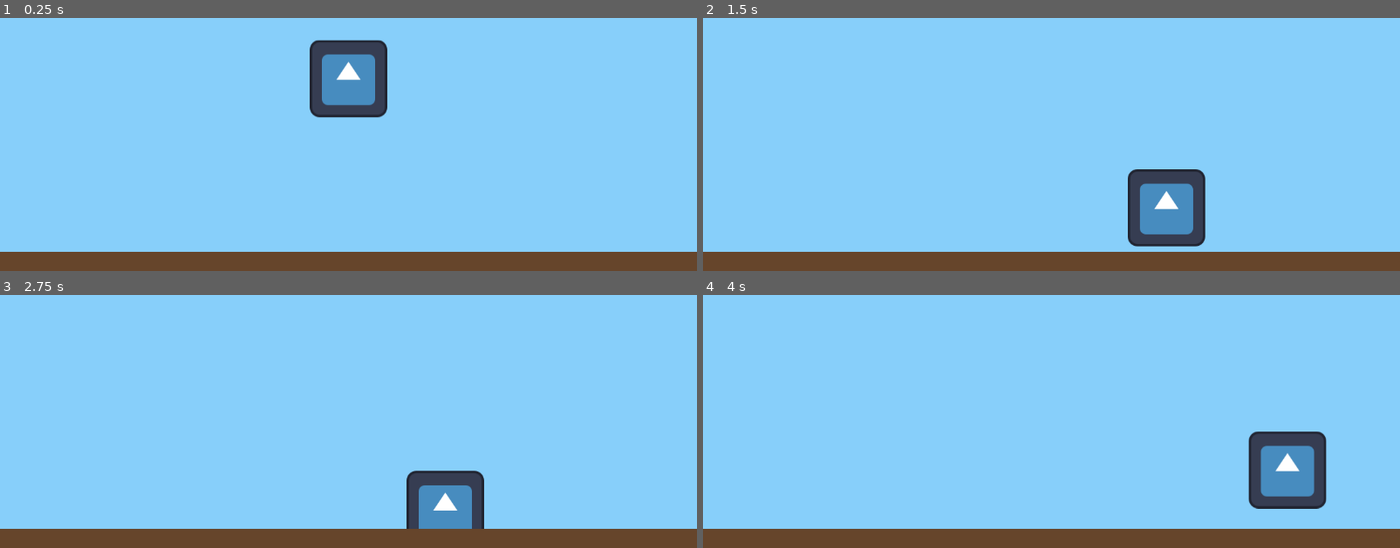
Above: before the commit, frames 1-4 (two rows, left to right).
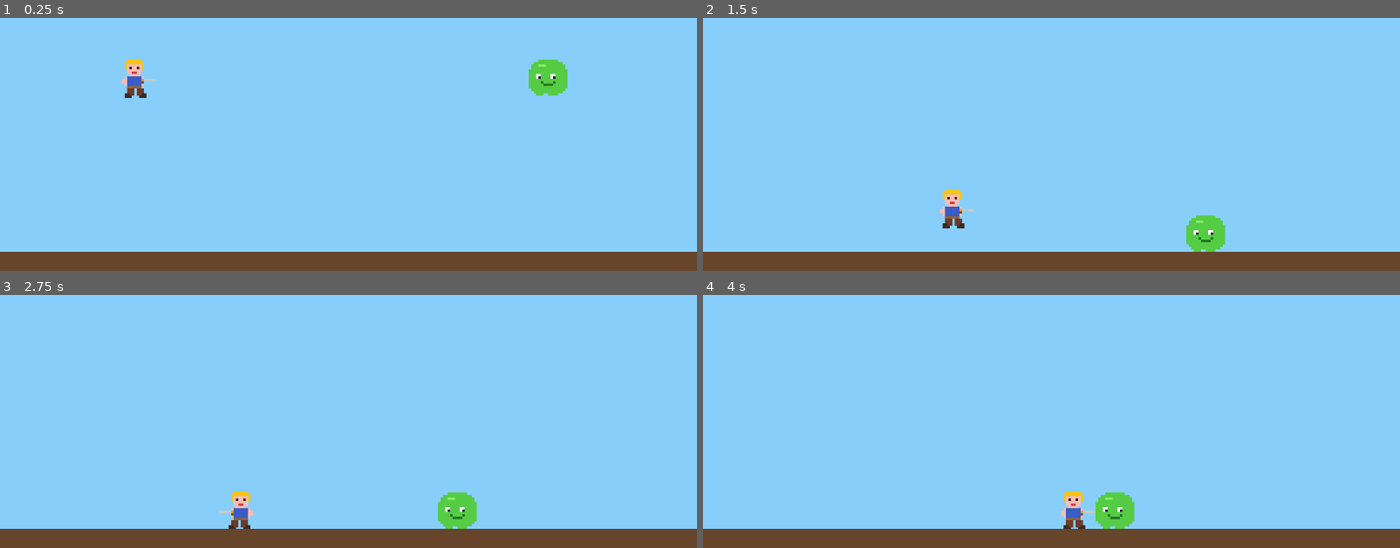
Above: after the commit, the same moments.

Repository: Bobby-Kang/godot-2d-platformer-example
Game: Godot game, scene res://main.tscn
The game is run twice, just before and just after one commit, with the same random seed, the same clock (stepped at 60 frames per second) and the same inputs. The engine's default icon, where the game draws it, is replaced by a stand-in: a white triangle on a blue panel in a dark square.
Inputs:
- Up to frame 1 (0.25 s): no input
- Up to frame 2 (1.5 s): tap Enter (ui_accept) at 0.5, 0.6 s; hold Right (ui_right) from 0.53 s (still down); tap Space (jump, bound only after the commit) at 0.77, 0.8, 1.07, 1.35 s
- Up to frame 3 (2.75 s): tap Space (jump, bound only after the commit) at 1.52, 1.82, 2.3 s; tap Enter (ui_accept) at 1.55, 2.1 s; release Right (ui_right) at 2.03 s; hold Left (ui_left) from 2.03 s (still down)
- Up to frame 4 (4 s): release Left (ui_left) at 2.78 s; hold Right (ui_right) from 2.78 s (still down); tap Enter (ui_accept) at 2.85 s; tap Space (jump, bound only after the commit) at 3.02, 3.32, 3.6, 3.77 s

The runs differ from the first frame. In frame 1, 4.5% of the frame differs, in the area x 17-82%, y 8-40%; in frame 2, 4.2%; in frame 3, 2.9%; in frame 4, 4.5%, in the area x 51-90%, y 53-93%.

Commit message:
feat: 플레이어, 몬스터, 조작키, 스프라이트 구현
- WASD + 스페이스/방향키 이동 및 점프
- 16x16 픽셀아트 금발 용사 스프라이트 (칼 포함, 방향 반전)
- 16x16 픽셀아트 슬라임 몬스터 (오른쪽 50%~20% 패트롤)
- 플레이어 시작 위치: 왼쪽 20%
- 충돌 박스 스프라이트 크기에 맞게 조정

Diff:
--- /dev/null
+++ b/assets/player.svg
@@ -0,0 +1,56 @@
+<svg xmlns="http://www.w3.org/2000/svg" viewBox="0 0 16 16" width="16" height="16" shape-rendering="crispEdges">
+  <!-- Row 0: hair top -->
+  <rect x="3" y="0" width="6" height="1" fill="#F5C518"/>
+  <!-- Row 1: hair wide -->
+  <rect x="2" y="1" width="8" height="1" fill="#F5C518"/>
+  <!-- Row 2: hair sides + face -->
+  <rect x="2" y="2" width="1" height="1" fill="#F5C518"/>
+  <rect x="3" y="2" width="6" height="1" fill="#FDBCB4"/>
+  <rect x="9" y="2" width="1" height="1" fill="#F5C518"/>
+  <!-- Row 3: hair sides + eyes -->
+  <rect x="2" y="3" width="1" height="1" fill="#F5C518"/>
+  <rect x="3" y="3" width="1" height="1" fill="#FDBCB4"/>
+  <rect x="4" y="3" width="1" height="1" fill="#2C1A0E"/>
+  <rect x="5" y="3" width="2" height="1" fill="#FDBCB4"/>
+  <rect x="7" y="3" width="1" height="1" fill="#2C1A0E"/>
+  <rect x="8" y="3" width="1" height="1" fill="#FDBCB4"/>
+  <rect x="9" y="3" width="1" height="1" fill="#F5C518"/>
+  <!-- Row 4: cheeks -->
+  <rect x="3" y="4" width="6" height="1" fill="#FDBCB4"/>
+  <!-- Row 5: mouth -->
+  <rect x="3" y="5" width="2" height="1" fill="#FDBCB4"/>
+  <rect x="5" y="5" width="2" height="1" fill="#C44040"/>
+  <rect x="7" y="5" width="2" height="1" fill="#FDBCB4"/>
+  <!-- Row 6: neck -->
+  <rect x="4" y="6" width="4" height="1" fill="#FDBCB4"/>
+  <!-- Row 7: body + arms -->
+  <rect x="2" y="7" width="1" height="1" fill="#FDBCB4"/>
+  <rect x="3" y="7" width="6" height="1" fill="#3A5CC5"/>
+  <rect x="9" y="7" width="1" height="1" fill="#FDBCB4"/>
+  <!-- Row 8: body + right arm extended with sword -->
+  <rect x="1" y="8" width="2" height="1" fill="#FDBCB4"/>
+  <rect x="3" y="8" width="6" height="1" fill="#3A5CC5"/>
+  <rect x="9" y="8" width="1" height="1" fill="#DAA520"/>
+  <rect x="10" y="8" width="5" height="1" fill="#C8C8C8"/>
+  <!-- Row 9: body + sword grip -->
+  <rect x="1" y="9" width="2" height="1" fill="#FDBCB4"/>
+  <rect x="3" y="9" width="6" height="1" fill="#3A5CC5"/>
+  <rect x="9" y="9" width="1" height="1" fill="#8B4513"/>
+  <!-- Row 10: body lower -->
+  <rect x="2" y="10" width="1" height="1" fill="#FDBCB4"/>
+  <rect x="3" y="10" width="6" height="1" fill="#3A5CC5"/>
+  <rect x="9" y="10" width="1" height="1" fill="#FDBCB4"/>
+  <!-- Row 11: belt -->
+  <rect x="3" y="11" width="6" height="1" fill="#8B6340"/>
+  <!-- Row 12-13: legs -->
+  <rect x="3" y="12" width="3" height="2" fill="#6B3A2A"/>
+  <rect x="7" y="12" width="3" height="2" fill="#6B3A2A"/>
+  <!-- Row 14: boots top -->
+  <rect x="2" y="14" width="2" height="1" fill="#3A2A1F"/>
+  <rect x="4" y="14" width="2" height="1" fill="#6B3A2A"/>
+  <rect x="7" y="14" width="2" height="1" fill="#6B3A2A"/>
+  <rect x="9" y="14" width="2" height="1" fill="#3A2A1F"/>
+  <!-- Row 15: boots bottom -->
+  <rect x="2" y="15" width="3" height="1" fill="#3A2A1F"/>
+  <rect x="8" y="15" width="3" height="1" fill="#3A2A1F"/>
+</svg>
--- /dev/null
+++ b/assets/slime.svg
@@ -0,0 +1,48 @@
+<svg xmlns="http://www.w3.org/2000/svg" viewBox="0 0 16 16" width="16" height="16" shape-rendering="crispEdges">
+  <!-- Row 0: top arc -->
+  <rect x="4" y="0" width="8" height="1" fill="#55CC44"/>
+  <!-- Row 1 -->
+  <rect x="2" y="1" width="12" height="1" fill="#55CC44"/>
+  <!-- Row 2: with highlight -->
+  <rect x="1" y="2" width="14" height="1" fill="#55CC44"/>
+  <rect x="4" y="2" width="3" height="1" fill="#88EE66"/>
+  <!-- Row 3 -->
+  <rect x="1" y="3" width="14" height="1" fill="#55CC44"/>
+  <!-- Row 4-5: widest -->
+  <rect x="0" y="4" width="16" height="2" fill="#55CC44"/>
+  <!-- Row 6: eye whites -->
+  <rect x="0" y="6" width="3" height="1" fill="#55CC44"/>
+  <rect x="3" y="6" width="2" height="1" fill="#FFFFFF"/>
+  <rect x="5" y="6" width="4" height="1" fill="#55CC44"/>
+  <rect x="9" y="6" width="2" height="1" fill="#FFFFFF"/>
+  <rect x="11" y="6" width="5" height="1" fill="#55CC44"/>
+  <!-- Row 7: pupils -->
+  <rect x="0" y="7" width="3" height="1" fill="#55CC44"/>
+  <rect x="3" y="7" width="1" height="1" fill="#FFFFFF"/>
+  <rect x="4" y="7" width="1" height="1" fill="#1A1A2E"/>
+  <rect x="5" y="7" width="4" height="1" fill="#55CC44"/>
+  <rect x="9" y="7" width="1" height="1" fill="#FFFFFF"/>
+  <rect x="10" y="7" width="1" height="1" fill="#1A1A2E"/>
+  <rect x="11" y="7" width="5" height="1" fill="#55CC44"/>
+  <!-- Row 8 -->
+  <rect x="0" y="8" width="16" height="1" fill="#55CC44"/>
+  <!-- Row 9: mouth corners -->
+  <rect x="0" y="9" width="5" height="1" fill="#55CC44"/>
+  <rect x="5" y="9" width="1" height="1" fill="#227722"/>
+  <rect x="6" y="9" width="4" height="1" fill="#55CC44"/>
+  <rect x="10" y="9" width="1" height="1" fill="#227722"/>
+  <rect x="11" y="9" width="5" height="1" fill="#55CC44"/>
+  <!-- Row 10: mouth curve -->
+  <rect x="0" y="10" width="6" height="1" fill="#55CC44"/>
+  <rect x="6" y="10" width="4" height="1" fill="#227722"/>
+  <rect x="10" y="10" width="6" height="1" fill="#55CC44"/>
+  <!-- Row 11 -->
+  <rect x="0" y="11" width="16" height="1" fill="#55CC44"/>
+  <!-- Row 12 -->
+  <rect x="1" y="12" width="14" height="1" fill="#55CC44"/>
+  <!-- Row 13 -->
+  <rect x="2" y="13" width="12" height="1" fill="#55CC44"/>
+  <!-- Row 14: bottom bumps -->
+  <rect x="3" y="14" width="3" height="1" fill="#55CC44"/>
+  <rect x="8" y="14" width="4" height="1" fill="#55CC44"/>
+</svg>
--- a/main.tscn
+++ b/main.tscn
@@ -1,27 +1,31 @@
-[gd_scene format=3 uid="uid://i6kevj76hqmd"]
+[gd_scene load_steps=4 format=3]
 
 [ext_resource type="PackedScene" path="res://scenes/Player.tscn" id="1_player"]
+[ext_resource type="PackedScene" path="res://scenes/Monster.tscn" id="2_monster"]
 
 [sub_resource type="RectangleShape2D" id="1_floor"]
 size = Vector2(1152, 32)
 
-[node name="Main" type="Node2D" unique_id=1976700712]
+[node name="Main" type="Node2D"]
 
-[node name="Background" type="ColorRect" parent="." unique_id=512518886]
+[node name="Background" type="ColorRect" parent="."]
 offset_right = 1152.0
 offset_bottom = 648.0
 color = Color(0.53, 0.81, 0.98, 1)
 
-[node name="Player" parent="." unique_id=474467002 instance=ExtResource("1_player")]
-position = Vector2(576, 300)
+[node name="Player" parent="." instance=ExtResource("1_player")]
+position = Vector2(230, 300)
 
-[node name="Floor" type="StaticBody2D" parent="." unique_id=2081948659]
+[node name="Monster" parent="." instance=ExtResource("2_monster")]
+position = Vector2(921, 300)
+
+[node name="Floor" type="StaticBody2D" parent="."]
 position = Vector2(576, 632)
 
-[node name="CollisionShape2D" type="CollisionShape2D" parent="Floor" unique_id=387261901]
+[node name="CollisionShape2D" type="CollisionShape2D" parent="Floor"]
 shape = SubResource("1_floor")
 
-[node name="Visual" type="ColorRect" parent="Floor" unique_id=549424383]
+[node name="Visual" type="ColorRect" parent="Floor"]
 offset_left = -576.0
 offset_top = -16.0
 offset_right = 576.0
--- a/player.gd
+++ /dev/null
@@ -1,21 +0,0 @@
-extends Node2D
-
-var speed := 200.0
-var radius := 30.0
-
-func _draw() -> void:
-	draw_circle(Vector2.ZERO, radius, Color(0.2, 0.5, 1.0))
-
-func _process(delta: float) -> void:
-	var dir := Vector2.ZERO
-	if Input.is_key_pressed(KEY_W):
-		dir.y -= 1
-	if Input.is_key_pressed(KEY_S):
-		dir.y += 1
-	if Input.is_key_pressed(KEY_A):
-		dir.x -= 1
-	if Input.is_key_pressed(KEY_D):
-		dir.x += 1
-
-	if dir != Vector2.ZERO:
-		position += dir.normalized() * speed * delta
--- a/project.godot
+++ b/project.godot
@@ -15,6 +15,27 @@
 config/icon="res://icon.svg"
 run/main_scene="res://main.tscn"
 
+[input]
+
+move_left={
+"deadzone": 0.5,
+"events": [Object(InputEventKey,"resource_local_to_scene":false,"resource_name":"","device":-1,"window_id":0,"alt_pressed":false,"shift_pressed":false,"ctrl_pressed":false,"meta_pressed":false,"pressed":false,"keycode":0,"physical_keycode":65,"key_label":0,"unicode":97,"location":0,"echo":false,"script":null)
+, Object(InputEventKey,"resource_local_to_scene":false,"resource_name":"","device":-1,"window_id":0,"alt_pressed":false,"shift_pressed":false,"ctrl_pressed":false,"meta_pressed":false,"pressed":false,"keycode":0,"physical_keycode":4194319,"key_label":0,"unicode":0,"location":0,"echo":false,"script":null)
+]
+}
+move_right={
+"deadzone": 0.5,
+"events": [Object(InputEventKey,"resource_local_to_scene":false,"resource_name":"","device":-1,"window_id":0,"alt_pressed":false,"shift_pressed":false,"ctrl_pressed":false,"meta_pressed":false,"pressed":false,"keycode":0,"physical_keycode":68,"key_label":0,"unicode":100,"location":0,"echo":false,"script":null)
+, Object(InputEventKey,"resource_local_to_scene":false,"resource_name":"","device":-1,"window_id":0,"alt_pressed":false,"shift_pressed":false,"ctrl_pressed":false,"meta_pressed":false,"pressed":false,"keycode":0,"physical_keycode":4194321,"key_label":0,"unicode":0,"location":0,"echo":false,"script":null)
+]
+}
+jump={
+"deadzone": 0.5,
+"events": [Object(InputEventKey,"resource_local_to_scene":false,"resource_name":"","device":-1,"window_id":0,"alt_pressed":false,"shift_pressed":false,"ctrl_pressed":false,"meta_pressed":false,"pressed":false,"keycode":0,"physical_keycode":32,"key_label":0,"unicode":32,"location":0,"echo":false,"script":null)
+, Object(InputEventKey,"resource_local_to_scene":false,"resource_name":"","device":-1,"window_id":0,"alt_pressed":false,"shift_pressed":false,"ctrl_pressed":false,"meta_pressed":false,"pressed":false,"keycode":0,"physical_keycode":87,"key_label":0,"unicode":119,"location":0,"echo":false,"script":null)
+]
+}
+
 [physics]
 
 3d/physics_engine="Jolt Physics"
--- /dev/null
+++ b/scenes/Monster.tscn
@@ -0,0 +1,17 @@
+[gd_scene load_steps=4 format=3]
+
+[ext_resource type="Script" path="res://scripts/monster.gd" id="1_monster"]
+[ext_resource type="Texture2D" path="res://assets/slime.svg" id="2_slime"]
+
+[sub_resource type="RectangleShape2D" id="1_shape"]
+size = Vector2(56, 56)
+
+[node name="Monster" type="CharacterBody2D"]
+script = ExtResource("1_monster")
+
+[node name="CollisionShape2D" type="CollisionShape2D" parent="."]
+shape = SubResource("1_shape")
+
+[node name="Sprite2D" type="Sprite2D" parent="."]
+texture = ExtResource("2_slime")
+texture_filter = 1
--- a/scenes/Player.tscn
+++ b/scenes/Player.tscn
@@ -1,10 +1,10 @@
 [gd_scene load_steps=4 format=3]
 
 [ext_resource type="Script" path="res://scripts/player.gd" id="1_player"]
-[ext_resource type="Texture2D" path="res://icon.svg" id="2_icon"]
+[ext_resource type="Texture2D" path="res://assets/player.svg" id="2_icon"]
 
 [sub_resource type="RectangleShape2D" id="1_shape"]
-size = Vector2(64, 64)
+size = Vector2(56, 60)
 
 [node name="Player" type="CharacterBody2D"]
 script = ExtResource("1_player")
@@ -14,3 +14,4 @@
 
 [node name="Sprite2D" type="Sprite2D" parent="."]
 texture = ExtResource("2_icon")
+texture_filter = 1
--- /dev/null
+++ b/scripts/monster.gd
@@ -0,0 +1,22 @@
+extends CharacterBody2D
+
+const SPEED = 60.0
+const PATROL_LEFT = 576.0
+const PATROL_RIGHT = 921.0
+
+var direction: float = -1.0
+
+func _physics_process(delta: float) -> void:
+	if not is_on_floor():
+		velocity += get_gravity() * delta
+
+	velocity.x = direction * SPEED
+
+	if position.x <= PATROL_LEFT:
+		direction = 1.0
+	elif position.x >= PATROL_RIGHT:
+		direction = -1.0
+
+	$Sprite2D.flip_h = direction > 0
+
+	move_and_slide()
--- a/scripts/player.gd
+++ b/scripts/player.gd
@@ -8,14 +8,15 @@
 	if not is_on_floor():
 		velocity += get_gravity() * delta
 
-	# Handle jump
-	if Input.is_action_just_pressed("ui_accept") and is_on_floor():
+	# Handle jump (Space, W)
+	if Input.is_action_just_pressed("jump") and is_on_floor():
 		velocity.y = JUMP_VELOCITY
 
-	# Handle movement
-	var direction := Input.get_axis("ui_left", "ui_right")
+	# Handle movement (Arrow keys + A/D)
+	var direction: float = Input.get_axis("move_left", "move_right")
 	if direction:
 		velocity.x = direction * SPEED
+		$Sprite2D.flip_h = direction < 0
 	else:
 		velocity.x = move_toward(velocity.x, 0, SPEED)
 
Not shown, added: assets/player.svg.import
Not shown, added: assets/slime.svg.import
Not shown, removed: player.gd.uid
